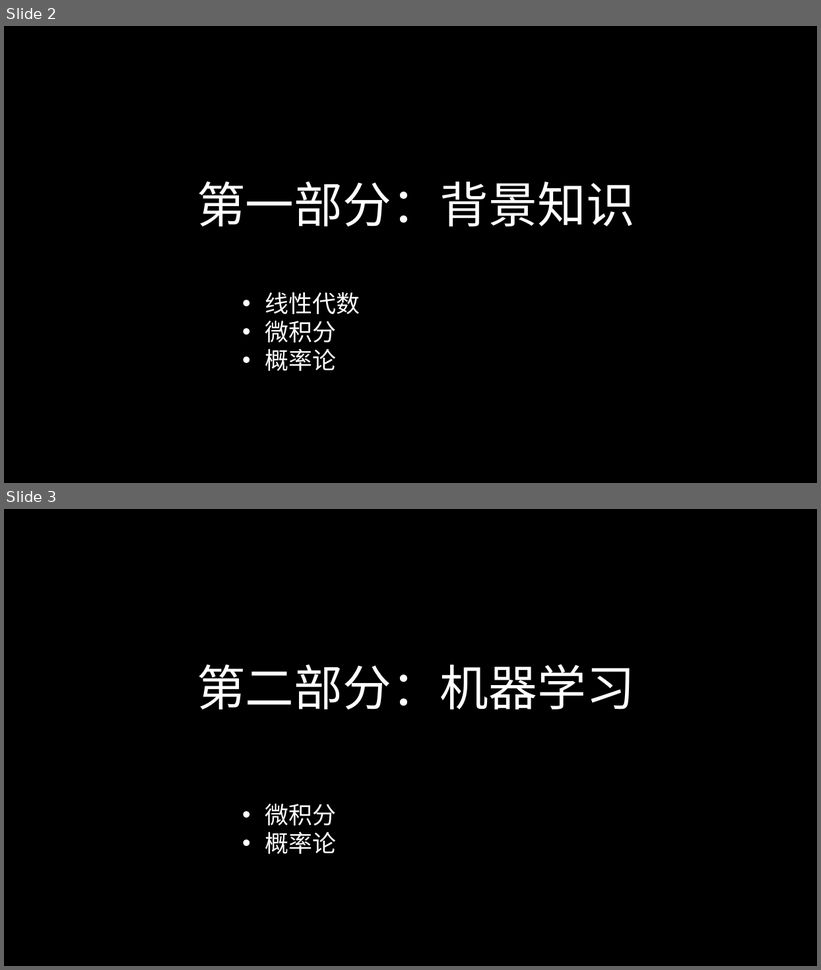
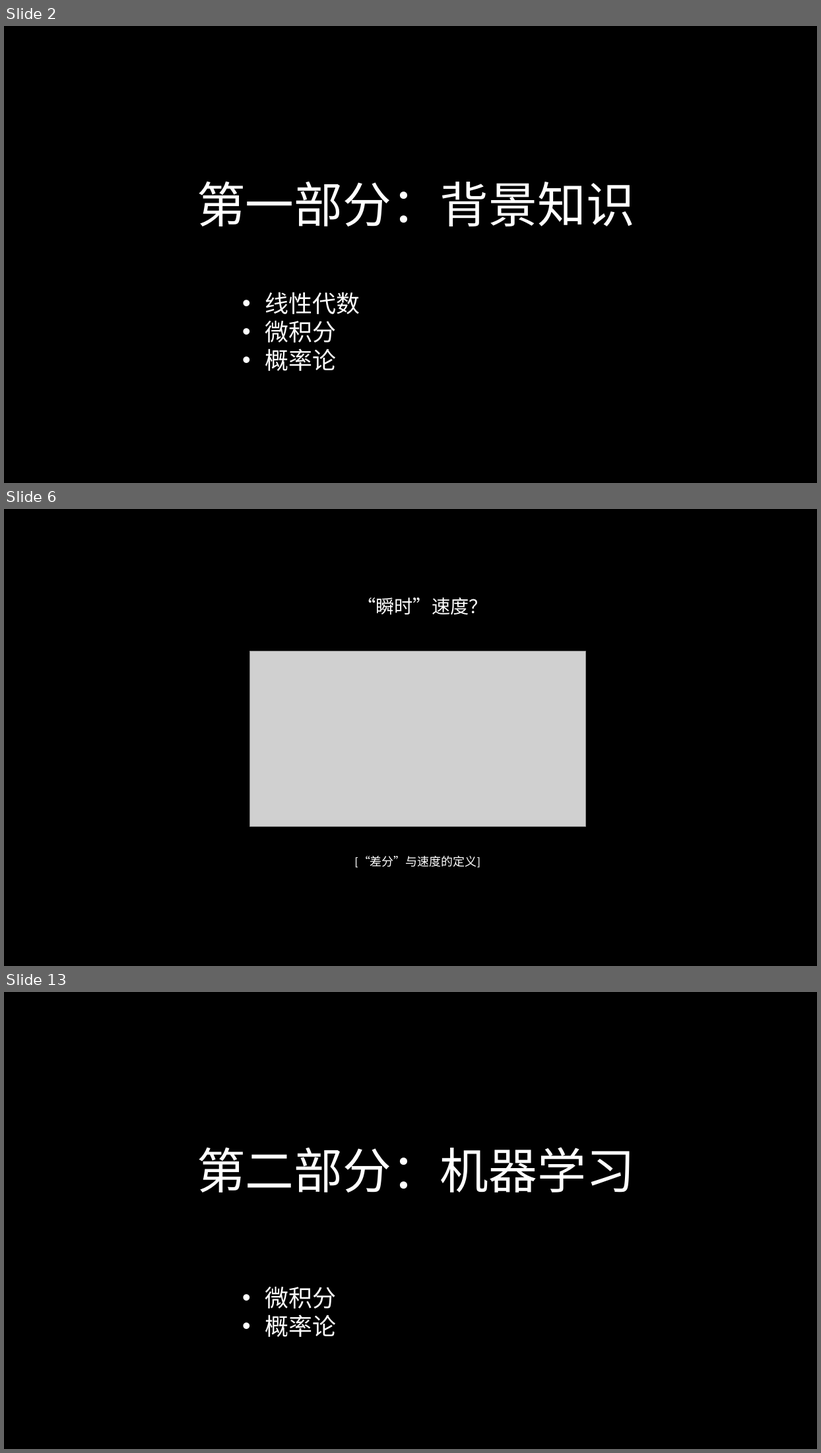
Before and after one commit to hku/training_tutorials, a slide deck: fuzhou_telecom/ppt/fuzhou.pptx. Shown one above the other, each under a label of ours: slides 2 and 3 before the commit, slides 2, 6 and 13 after it; the slides between them are not shown. The pictures are 821x970 and 821x1453 pixels, drawn with LibreOffice and Linux fonts; fonts in the diff are those of the drawing; grey boxes stand for pictures; background and template pictures are left out. Boxes give left, top, right and bottom in pixels: in the first picture for what was removed or moved away, otherwise in the second. Text is boxed around its words. In the diff, an @@ line names an element or a change of style, - is before the commit and + after.

```diff
--- a/fuzhou_telecom/ppt/fuzhou.pptx
+++ b/fuzhou_telecom/ppt/fuzhou.pptx
@@ slide 6 added at [4, 509, 817, 966], background picture (left out) @@
@@ text added at [357, 597, 488, 615], 44 pt, text #FFFFFF @@
+“瞬时”速度？
@@ picture added at [250, 652, 585, 826] @@
@@ text added at [355, 856, 481, 868], 28 pt, text #FFFFFF @@
+[“差分”与速度的定义]
@@ what was slide 3 is now slide 13 @@
```
Also in this commit, not shown: 9 other slides added, 5 other files.
